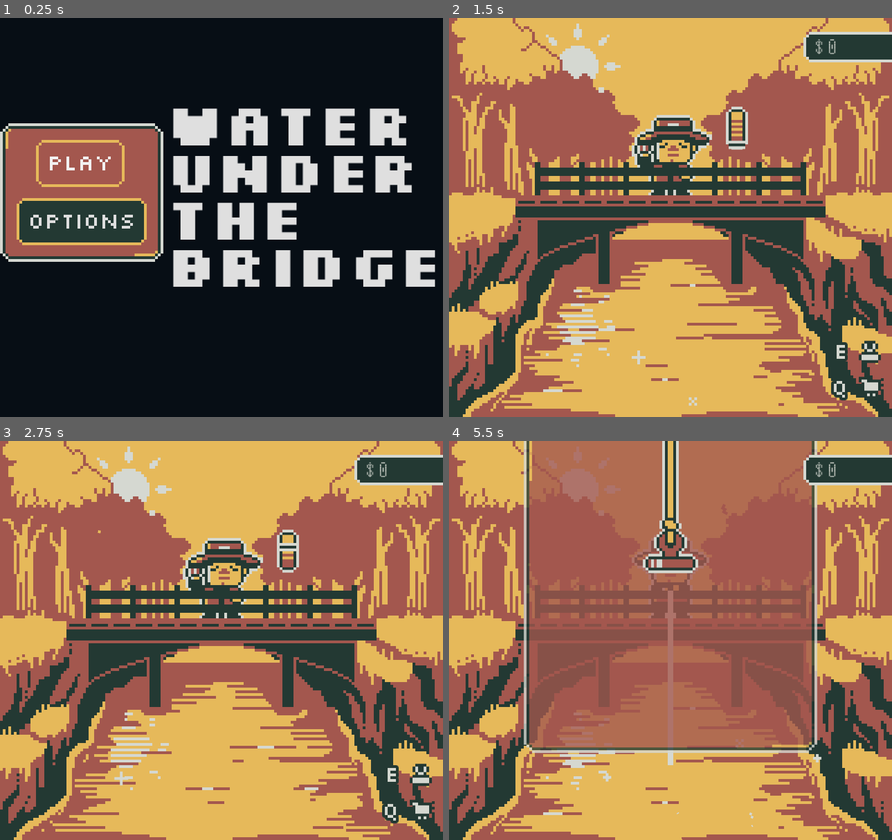
Above: before the commit, frames 1-4 (two rows, left to right).
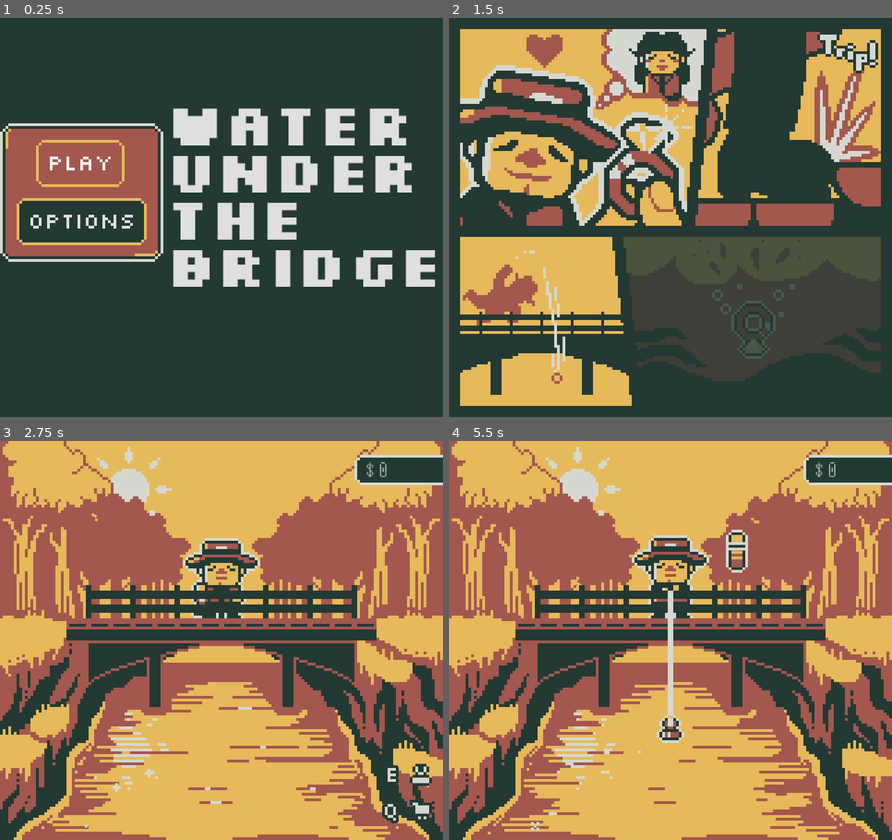
Above: after the commit, the same moments.

Repository: vida85/water-under-the-bridge
Game: Godot game, scene res://scenes/main menu/MainMenu.tscn
Same seed, same stepped clock (60 frames per second), same inputs: the game is played once before the commit and once after it.
Inputs (mouse positions are in pixels of both pictures, inside the frame that each line leads up to):
- Up to frame 1 (0.25 s): no input
- Up to frame 2 (1.5 s): click "play" at 0.5 s; tap Enter (ui_accept) at 1.25 s; move the mouse to (767, 197) at 1.27 s; hold D (right) from 1.28 s (still down); hold E (cast_line) from 1.28 s (still down); click (767, 197) at 1.42 s
- Up to frame 3 (2.75 s): tap Space (jump) at 1.52 s; release D (right) at 2 s; release E (cast_line) at 2 s; tap Enter (ui_accept) at 2 s; drag from (132, 660) to (283, 732) at 2.02 s
- Up to frame 4 (5.5 s): move the mouse to (714, 552) at 2.77 s; hold A (left) 2.78-3.5 s; hold E (cast_line) 2.78-3.5 s; click (714, 552) at 2.92 s; drag from (648, 720) to (816, 756) at 3.52 s; move the mouse to (803, 700) at 4.27 s; hold D (right) 4.28-5 s; hold E (cast_line) 4.28-5 s; click (803, 700) at 4.42 s; tap Space (jump) at 4.52 s; drag from (537, 580) to (568, 780) at 5.02 s

The runs differ from the first frame. In frame 1, 77% of the frame differs, in the area x 0-100%, y 0-100%; in frame 2, 80%; in frame 3, 2.7%; in frame 4, 34%.

Commit message:
added intro sequence.

Diff:
--- a/magnet-gold/objects/item/Item.tscn
+++ b/magnet-gold/objects/item/Item.tscn
@@ -3,7 +3,7 @@
 [ext_resource type="Script" uid="uid://hj1xt68kr6c2" path="res://objects/item/item.gd" id="1_onjwb"]
 [ext_resource type="AudioStream" uid="uid://dp8l0nqgtkg5e" path="res://shared assets/audio/sfx/bell_sfx00057510.mp3" id="3_b7w6f"]
 [ext_resource type="Texture2D" uid="uid://b26q1gaoy1w0h" path="res://scenes/magnet/textures/splash.png" id="3_j5lnw"]
-[ext_resource type="Texture2D" uid="uid://c6jsudnndbk2k" path="res://shared assets/images/textures/sparklet.png" id="4_sparkle"]
+[ext_resource type="Texture2D" uid="uid://c6jsudnndbk2k" path="res://shared assets/images/textures/sparkle.png" id="4_sparkle"]
 
 [sub_resource type="Animation" id="Animation_sparkle_reset"]
 length = 0.001
--- a/magnet-gold/resources/item_resources/lock.tres
+++ b/magnet-gold/resources/item_resources/lock.tres
@@ -6,7 +6,7 @@
 
 [resource]
 script = ExtResource("2_oqq3n")
-name = "Rusty Lock"
+name = "Lock"
 item_description = "This must be for the treasure chest!"
 texture = ExtResource("3_oqq3n")
 icon = ExtResource("1_2vumv")
--- /dev/null
+++ b/magnet-gold/scenes/intro/Intro.tscn
@@ -0,0 +1,65 @@
+[gd_scene format=3 uid="uid://cx4p1pxl1qee8"]
+
+[ext_resource type="Script" uid="uid://d3hucwqegrfjn" path="res://scenes/intro/intro.gd" id="1_intro"]
+[ext_resource type="Texture2D" uid="uid://cfmubn70quvh0" path="res://shared assets/images/comic/comic-bg.png" id="2_bg"]
+[ext_resource type="Texture2D" uid="uid://6ou4145usmny" path="res://shared assets/images/comic/comic-intro-1.png" id="3_panel1"]
+[ext_resource type="Texture2D" uid="uid://cj7bebipys6h5" path="res://shared assets/images/comic/comic-intro-2.png" id="4_panel2"]
+[ext_resource type="Texture2D" uid="uid://bj3vqc3738e8j" path="res://shared assets/images/comic/comic-intro-3.png" id="5_panel3"]
+[ext_resource type="Texture2D" uid="uid://mf00dgadbfai" path="res://shared assets/images/comic/comic-intro-4.png" id="6_panel4"]
+[ext_resource type="FontVariation" uid="uid://cqdsw52v7oo8f" path="res://components/ui elements/silkscreen_button_font.tres" id="7_font"]
+
+[node name="Intro" type="Control" unique_id=1184019639]
+layout_mode = 3
+anchors_preset = 15
+anchor_right = 1.0
+anchor_bottom = 1.0
+grow_horizontal = 2
+grow_vertical = 2
+script = ExtResource("1_intro")
+
+[node name="Background" type="Sprite2D" parent="." unique_id=713763628]
+position = Vector2(80, 72)
+texture = ExtResource("2_bg")
+
+[node name="Panel1" type="Sprite2D" parent="." unique_id=1102597868]
+modulate = Color(1, 1, 1, 0)
+position = Vector2(80, 72)
+texture = ExtResource("3_panel1")
+
+[node name="Panel2" type="Sprite2D" parent="." unique_id=288808333]
+modulate = Color(1, 1, 1, 0)
+position = Vector2(80, 72)
+texture = ExtResource("4_panel2")
+
+[node name="Panel3" type="Sprite2D" parent="." unique_id=25674574]
+modulate = Color(1, 1, 1, 0)
+position = Vector2(80, 72)
+texture = ExtResource("5_panel3")
+
+[node name="Panel4" type="Sprite2D" parent="." unique_id=1363736830]
+modulate = Color(1, 1, 1, 0)
+position = Vector2(80, 72)
+texture = ExtResource("6_panel4")
+
+[node name="ContinueLabel" type="RichTextLabel" parent="." unique_id=1444025657]
+unique_name_in_owner = true
+layout_mode = 1
+anchors_preset = 3
+anchor_left = 1.0
+anchor_top = 1.0
+anchor_right = 1.0
+anchor_bottom = 1.0
+offset_left = -90.0
+offset_top = -14.0
+offset_right = -4.0
+grow_horizontal = 0
+grow_vertical = 0
+mouse_filter = 2
+theme_override_colors/default_color = Color(0.8352941, 0.84705883, 0.81960785, 1)
+theme_override_colors/font_outline_color = Color(0.13725491, 0.22352941, 0.2, 1)
+theme_override_constants/outline_size = 4
+theme_override_fonts/normal_font = ExtResource("7_font")
+theme_override_font_sizes/normal_font_size = 8
+bbcode_enabled = true
+text = "Press Any Key"
+horizontal_alignment = 2
--- /dev/null
+++ b/magnet-gold/scenes/intro/intro.gd
@@ -0,0 +1,60 @@
+class_name Intro extends Control
+
+const HOME_BRIDGE = preload("uid://brkaifraddpx4")
+
+const FADE_DURATION: float = 1.0
+const WAIT_DURATION: float = 2.0
+
+@onready var panels: Array[Sprite2D] = [$Panel1, $Panel2, $Panel3, $Panel4]
+@onready var continue_label: RichTextLabel = %ContinueLabel
+
+var current_index: int = -1
+var tween: Tween
+var all_panels_shown: bool = false
+
+
+func _ready() -> void:
+	continue_label.hide()
+	for panel in panels:
+		panel.modulate.a = 0.0
+	_show_next_panel()
+
+
+func _show_next_panel() -> void:
+	current_index += 1
+	if current_index >= panels.size():
+		_show_continue_prompt()
+		return
+
+	tween = create_tween()
+	tween.tween_property(panels[current_index], "modulate:a", 1.0, FADE_DURATION)
+	tween.tween_interval(WAIT_DURATION)
+	tween.tween_callback(_show_next_panel)
+
+
+func _show_continue_prompt() -> void:
+	all_panels_shown = true
+	continue_label.show()
+
+
+func _unhandled_input(event: InputEvent) -> void:
+	if event is InputEventKey and event.echo:
+		return
+
+	var is_press: bool = (event is InputEventKey or event is InputEventJoypadButton or event is InputEventMouseButton) and event.is_pressed()
+	if not is_press:
+		return
+
+	if all_panels_shown:
+		get_tree().change_scene_to_packed.call_deferred(HOME_BRIDGE)
+		return
+
+	_skip_to_next_panel()
+
+
+func _skip_to_next_panel() -> void:
+	if tween:
+		tween.kill()
+	if current_index >= 0 and current_index < panels.size():
+		panels[current_index].modulate.a = 1.0
+	_show_next_panel()
--- a/magnet-gold/scenes/main menu/MainMenu.tscn
+++ b/magnet-gold/scenes/main menu/MainMenu.tscn
@@ -5,6 +5,7 @@
 [ext_resource type="AudioStream" uid="uid://dqjmlemu4qmy8" path="res://shared assets/audio/music/first_song.mp3" id="3_4nwu2"]
 [ext_resource type="FontFile" uid="uid://c7xiwktiwt2qx" path="res://shared assets/fonts/Silkscreen-Bold.ttf" id="4_fxkxh"]
 [ext_resource type="Theme" uid="uid://bje0fb4plrk45" path="res://components/ui elements/phone_theme.tres" id="5_phone_theme"]
+[ext_resource type="Texture2D" uid="uid://cfmubn70quvh0" path="res://shared assets/images/comic/comic-bg.png" id="6_comic_bg"]
 
 [sub_resource type="LabelSettings" id="LabelSettings_4nwu2"]
 font_size = 6
@@ -40,6 +41,7 @@
 anchor_bottom = 1.0
 grow_horizontal = 2
 grow_vertical = 2
+texture = ExtResource("6_comic_bg")
 
 [node name="PanelContainer" type="PanelContainer" parent="." unique_id=711328960]
 custom_minimum_size = Vector2(0, 50)
--- a/magnet-gold/scenes/main menu/main_menu.gd
+++ b/magnet-gold/scenes/main menu/main_menu.gd
@@ -10,7 +10,7 @@
 @onready var sfx_h_slider: HSlider = %SfxHSlider
 
 
-const HOME_BRIDGE = preload("uid://brkaifraddpx4")
+const INTRO = preload("res://scenes/intro/Intro.tscn")
 
 
 
@@ -27,7 +27,7 @@
 
 
 func _on_play_pressed() -> void:
-	get_tree().change_scene_to_packed.call_deferred(HOME_BRIDGE)
+	get_tree().change_scene_to_packed.call_deferred(INTRO)
 
 
 func _on_options_pressed() -> void:
Not shown, added: magnet-gold/scenes/intro/intro.gd.uid
Binary file added: magnet-gold/shared assets/images/comic/comic-bg.png
Not shown, added: magnet-gold/shared assets/images/comic/comic-bg.png.import
Binary file added: magnet-gold/shared assets/images/comic/comic-intro-1.png
Not shown, added: magnet-gold/shared assets/images/comic/comic-intro-1.png.import
Binary file added: magnet-gold/shared assets/images/comic/comic-intro-2.png
Not shown, added: magnet-gold/shared assets/images/comic/comic-intro-2.png.import
Binary file added: magnet-gold/shared assets/images/comic/comic-intro-3.png
Not shown, added: magnet-gold/shared assets/images/comic/comic-intro-3.png.import
Binary file added: magnet-gold/shared assets/images/comic/comic-intro-4.png
Not shown, changed: magnet-gold/shared assets/images/comic/comic-intro-4.png.import
Binary file changed: magnet-gold/shared assets/images/textures/brick-phone.png
(and 5 more such lines)
